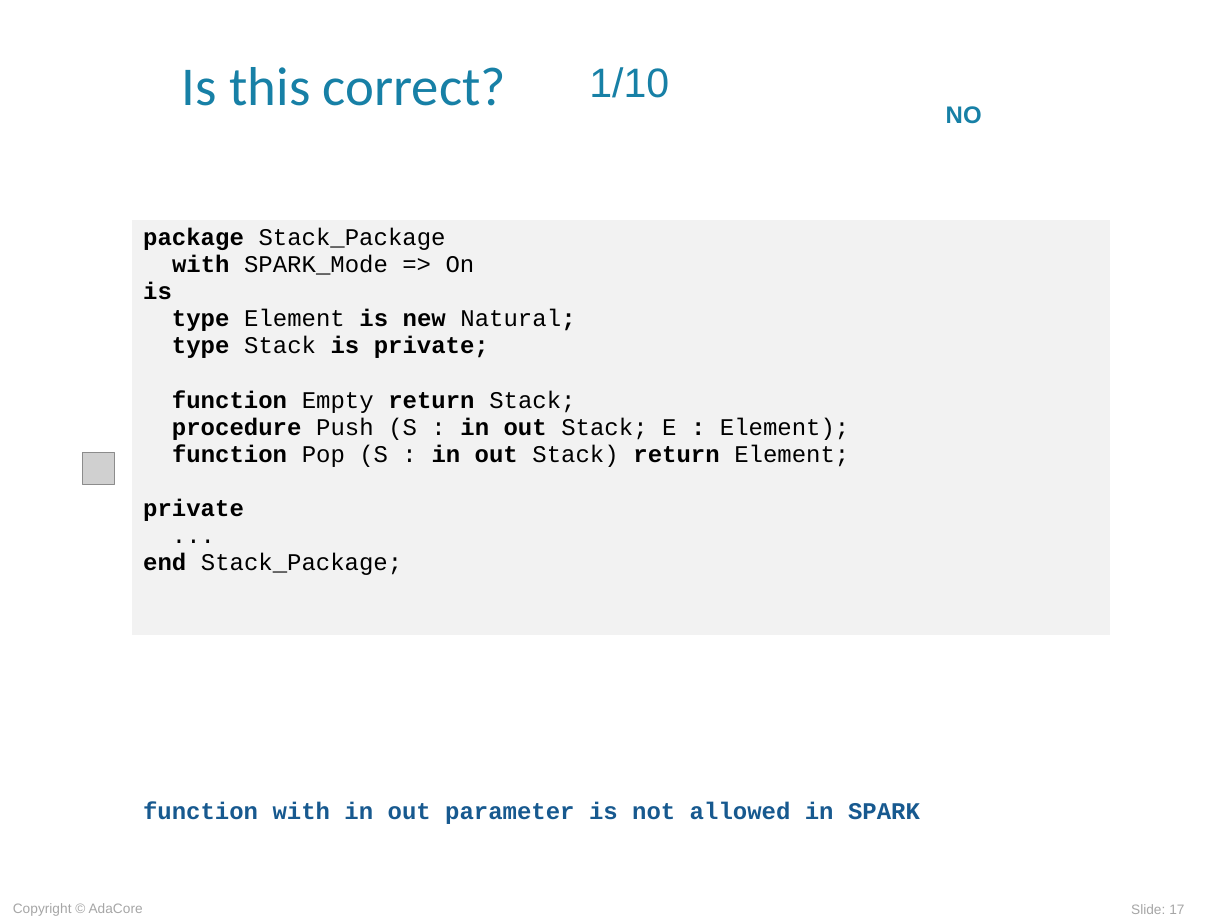
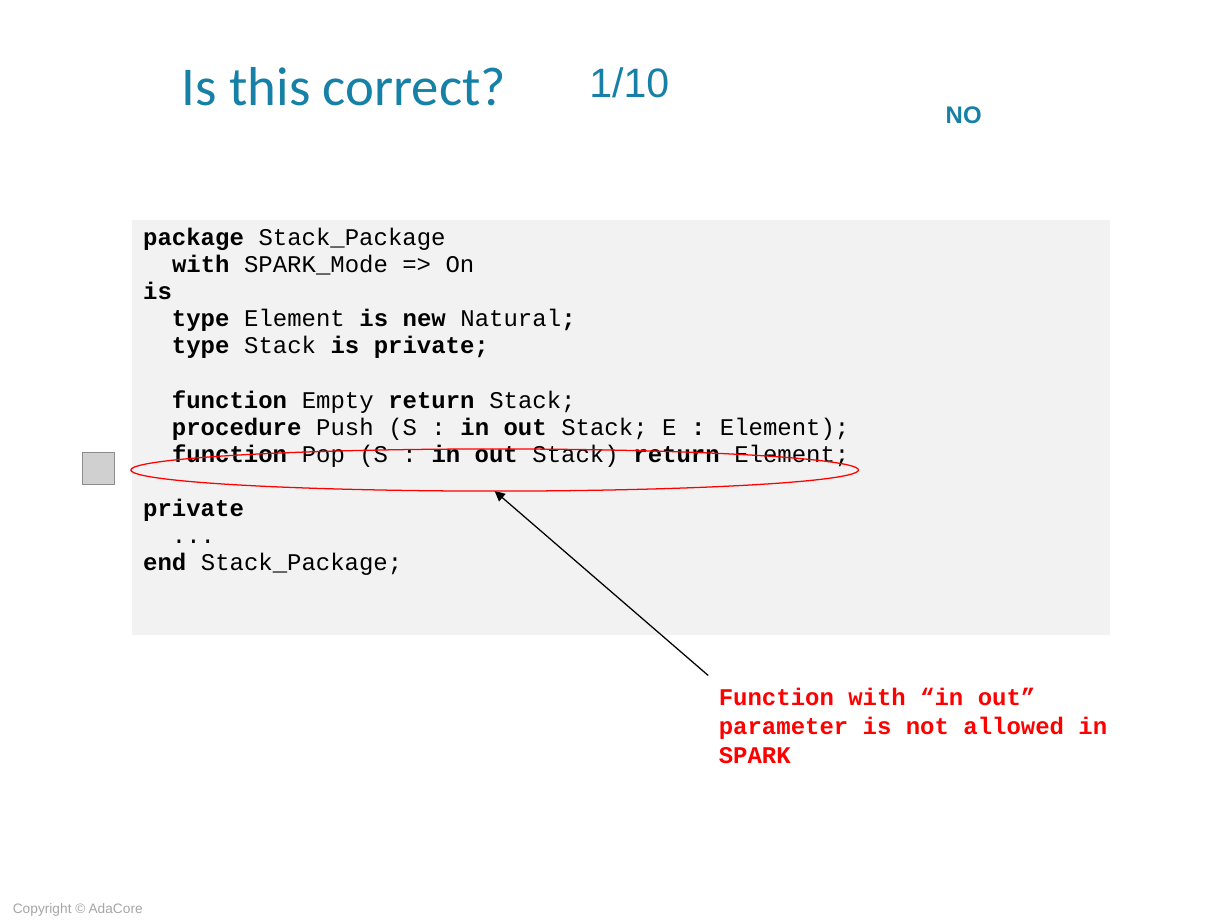
Before and after one commit to AdaCoreU/Courses, a slide deck: slide 17 of lectures/06_SPARK_2014/01_Overview/Slides/01_Overview.ppt. Drawn at 1232x924 pixels with LibreOffice and Linux fonts; fonts in the diff are those of the drawing; grey boxes stand for pictures; background and template pictures are left out. Boxes give left, top, right and bottom in pixels: in the first picture for what was removed or moved away, otherwise in the second. Text is boxed around its words. In the diff, an @@ line names an element or a change of style, - is before the commit and + after.

```diff
--- a/lectures/06_SPARK_2014/01_Overview/Slides/01_Overview.ppt
+++ b/lectures/06_SPARK_2014/01_Overview/Slides/01_Overview.ppt
@@ ellipse added at <box>131,448,859,490</box>, outline #FF0000 0.74 pt @@
@@ arrow added from (708, 675) to (494, 492), #000000 0.74 pt @@
@@ text at <box>719,688,1107,764</box>: text changed; text colour #17598F to #FF0000 @@
-function with in out parameter is not allowed in SPARK
+Function with “in out” parameter is not allowed in SPARK
@@ page number removed at <box>1131,904,1184,914</box> @@
-Slide: 17
```
Also in this commit, not shown: 33 other slides changed, 2 slides added, 2 slides removed, 1 other file.
